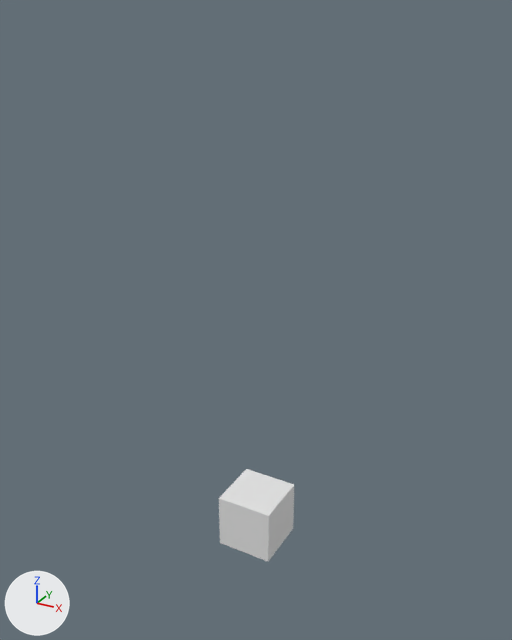
Before and after pictures for a commit that changed the Blender file Goblin/Goblin.blend.
Before and after are seen from a 50 mm lens placed at (10.04, -18.33, 16.86), pointed at (0.98, -1.86, 8.63). Every picture has the same lights, and +X, +Y and +Z are marked at lower left.
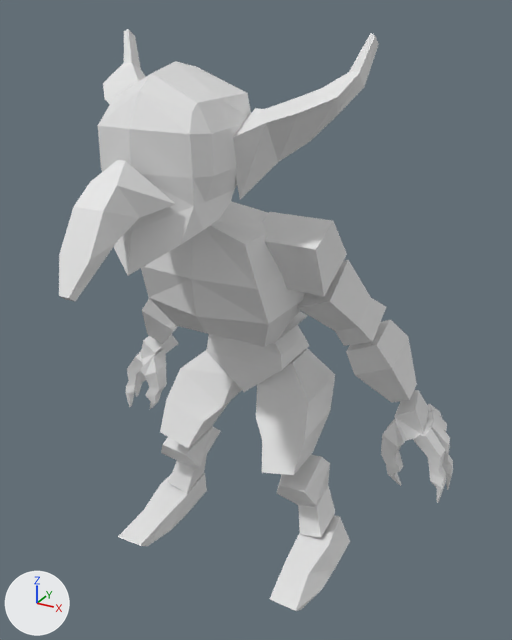
Diff of the bpy script that builds the scene:
```diff
--- a/Goblin/Goblin.blend.py
+++ b/Goblin/Goblin.blend.py
@@ me_cube @@
-me_cube.from_pydata(...)  # 8 vertices, 6 faces; spans x -1.0..1.0, y -1.0..1.0, z -1.0..1.0
+me_cube.from_pydata(...)  # 22 vertices, 16 faces; spans x 0.0..1.3, y -1.11..1.37, z -0.98..1.39
+# me_cube part 1
+# 7 vertices are removed from x -1.0..1.0, y -1.0..1.0, z -1.0..1.0
+# 6 faces are deleted
+# 21 vertices are added at x 0.0..1.3, y -1.11..1.37, z -0.98..1.39
+# 16 new faces join them
 me_cube.materials.append(mat_material)
@@ me_cube_004 @@
+me_cube_004.from_pydata([(-0.67, -1.97, 0.07), (-0.62, -1.0, 1.25), (-0.8, 1.48, -0.31), (-0.33, 1.03, 1.05), (0.38, -1.3, -0.62), (0.7, -0.83, 1.18), (0.26, 1.03, -1.13), (0.64, 0.82, 1.07)], [], [(0, 1, 3, 2), (2, 3, 7, 6), (6, 7, 5, 4), (4, 5, 1, 0), (2, 6, 4, 0), (7, 3, 1, 5)])
@@ me_cube_001 @@
+me_cube_001.from_pydata([(-1.0, -0.71, -0.65), (-1.0, -0.7, 1.09), (-1.0, 0.97, -0.66), (-1.0, 0.55, 1.1), (1.0, -0.71, -0.65), (1.0, -0.7, 1.09), (1.0, 1.07, -0.57), (1.0, 0.55, 1.1)], [], [(0, 1, 3, 2), (2, 3, 7, 6), (6, 7, 5, 4), (4, 5, 1, 0), (2, 6, 4, 0), (7, 3, 1, 5)])
@@ ob_cube @@
 ob_cube = bpy.data.objects.new('Cube', me_cube)
-ob_cube.location = (0.0, 0.0, 0.0)
+ob_cube.location = (0.0, -1.77, 9.68)
+ob_cube.scale = (1.52, 1.67, 1.76)
+_m = ob_cube.modifiers.new('Mirror', 'MIRROR')
+_m.use_clip = True
@@ ob_cube_016 @@
+ob_cube_016 = bpy.data.objects.new('Cube.016', me_cube_016)  # 24 vertices, 22 faces; spans x -4.12..-0.01, y -1.36..1.63, z -5.22..3.85; modifiers MIRROR
+ob_cube_016.location = (5.81, 2.27, 4.47)
+ob_cube_016.rotation_euler = (-0.0362, -0.183, 0.536)  # degrees (-2.1, -10, 31)
+ob_cube_016.scale = (0.182, 0.182, 0.182)
@@ ob_cube_015 @@
+ob_cube_015 = bpy.data.objects.new('Cube.015', me_cube_016.copy())  # modifiers MIRROR
+ob_cube_015.location = (6.11, 1.89, 4.14)
+ob_cube_015.rotation_euler = (0.0109, -0.0378, 0.164)  # degrees (0.6, -2.2, 9.4)
+ob_cube_015.scale = (0.232, 0.232, 0.232)
@@ ob_cube_014 @@
+ob_cube_014 = bpy.data.objects.new('Cube.014', me_cube_016.copy())  # modifiers MIRROR
+ob_cube_014.location = (6.38, 1.37, 3.91)
+ob_cube_014.rotation_euler = (-0.166, -0.0543, 0.128)  # degrees (-9.5, -3.1, 7.3)
+ob_cube_014.scale = (0.278, 0.278, 0.278)
@@ ob_cube_013 @@
+ob_cube_013 = bpy.data.objects.new('Cube.013', me_cube_016.copy())  # modifiers MIRROR
+ob_cube_013.location = (6.31, 0.75, 3.78)
+ob_cube_013.rotation_euler = (-0.182, 0.000252, -0.0749)  # degrees (-10, 0, -4.3)
+ob_cube_013.scale = (0.278, 0.278, 0.278)
@@ ob_cube_012 @@
+ob_cube_012 = bpy.data.objects.new('Cube.012', me_cube_012)  # 24 vertices, 22 faces; spans x -0.95..1.42, y 0.57..3.72, z -4.16..3.31; modifiers MIRROR
+ob_cube_012.location = (4.64, 0.0, 4.03)
+ob_cube_012.scale = (0.319, 0.319, 0.319)
@@ ob_cube_011 @@
+ob_cube_011 = bpy.data.objects.new('Cube.011', me_cube_011)  # 20 vertices, 14 faces; spans x 0.0..1.0, y -0.09..2.64, z -2.15..0.42; modifiers MIRROR
+ob_cube_011.location = (0.0, -8.22, 13.42)
@@ ob_cube_010 @@
+ob_cube_010 = bpy.data.objects.new('Cube.010', me_cube_010)  # 24 vertices, 22 faces; spans x -1.63..1.7, y -2.28..3.56, z -1.39..1.0; modifiers MIRROR
+ob_cube_010.location = (2.79, -2.63, 14.67)
+ob_cube_010.rotation_euler = (0.0, 0.953, 0.0)  # degrees (0, 55, 0)
+ob_cube_010.scale = (0.539, 0.539, 1.71)
@@ ob_cube_009 @@
+ob_cube_009 = bpy.data.objects.new('Cube.009', me_cube_009)  # 34 vertices, 26 faces; spans x 0.0..1.52, y -1.74..1.89, z -2.8..1.73; modifiers MIRROR
+ob_cube_009.location = (0.0, -4.48, 14.02)
@@ ob_cube_008 @@
+ob_cube_008 = bpy.data.objects.new('Cube.008', me_cube_008)  # 16 vertices, 14 faces; spans x -2.13..0.28, y -2.59..0.07, z -4.54..-1.5; modifiers MIRROR
+ob_cube_008.location = (1.61, 0.0, 5.29)
+ob_cube_008.rotation_euler = (0.0, -0.488, 0.0)  # degrees (0, -28, 0)
+ob_cube_008.scale = (0.716, 0.716, 0.973)
@@ ob_cube_007 @@
+ob_cube_007 = bpy.data.objects.new('Cube.007', me_cube_007)  # 16 vertices, 14 faces; spans x -1.62..0.41, y -4.91..0.91, z -0.73..0.84; modifiers MIRROR
+ob_cube_007.location = (3.3, -0.5, 0.52)
+ob_cube_007.rotation_euler = (0.0755, 0.0, 0.0)  # degrees (4.3, 0, 0)
+ob_cube_007.scale = (0.663, 0.663, 0.663)
@@ ob_cube_006 @@
+ob_cube_006 = bpy.data.objects.new('Cube.006', me_cube_006)  # 16 vertices, 14 faces; spans x -1.45..1.28, y -3.08..1.47, z -1.61..1.34; modifiers MIRROR
+ob_cube_006.location = (1.61, 0.0, 5.29)
+ob_cube_006.rotation_euler = (0.0, -0.488, 0.0)  # degrees (0, -28, 0)
+ob_cube_006.scale = (0.716, 0.716, 0.973)
@@ ob_cube_005 @@
+ob_cube_005 = bpy.data.objects.new('Cube.005', me_cube_005)  # 16 vertices, 11 faces; spans x 0.0..1.48, y -1.37..1.07, z -1.47..1.5; modifiers MIRROR
+ob_cube_005.location = (0.0, 0.0, 6.97)
@@ ob_cube_004 @@
+ob_cube_004 = bpy.data.objects.new('Cube.004', me_cube_004)  # modifiers MIRROR
+ob_cube_004.location = (5.07, 1.31, 5.0)
+ob_cube_004.rotation_euler = (0.423, -0.51, 0.0)  # degrees (24, -29, 0)
+ob_cube_004.scale = (0.533, 0.533, 0.533)
@@ ob_cube_003 @@
+ob_cube_003 = bpy.data.objects.new('Cube.003', me_cube_003)  # 12 vertices, 10 faces; spans x -1.0..1.24, y -1.0..1.0, z -1.0..1.0; modifiers MIRROR
+ob_cube_003.location = (4.08, 0.78, 6.88)
+ob_cube_003.rotation_euler = (0.591, 0.996, 0.513)  # degrees (34, 57, 29)
+ob_cube_003.scale = (1.05, 0.751, 0.69)
@@ ob_cube_002 @@
+ob_cube_002 = bpy.data.objects.new('Cube.002', me_cube_002)  # 12 vertices, 10 faces; spans x -1.0..1.01, y -1.0..1.0, z -1.0..1.0; modifiers MIRROR
+ob_cube_002.location = (3.03, -0.15, 8.87)
+ob_cube_002.rotation_euler = (0.924, 0.784, 0.752)  # degrees (53, 45, 43)
+ob_cube_002.scale = (1.05, 0.751, 0.69)
@@ ob_cube_001 @@
+ob_cube_001 = bpy.data.objects.new('Cube.001', me_cube_001)  # modifiers MIRROR
+ob_cube_001.location = (2.1, -1.44, 10.57)
+ob_cube_001.rotation_euler = (0.423, 0.0, 0.0)  # degrees (24, 0, 0)
+ob_cube_001.scale = (0.952, 0.952, 0.952)
```

Pixel boxes (x1, y1, x2, y2) of what changed, in the pictures (512 x 640 px):
'Cube.009', added: after (98, 61, 251, 275)
'Cube', reshaped, moved, rescaled, modifiers changed: before (219, 469, 294, 561); after (141, 201, 305, 347)
'Cube.006', added: after (160, 349, 335, 475)
'Cube.010', added: after (103, 29, 379, 199)
'Cube.011', added: after (59, 160, 175, 301)
'Cube.007', added: after (118, 473, 350, 611)
'Cube.001', added: after (262, 212, 347, 296)
'Cube.008', added: after (161, 426, 335, 538)
'Cube.003', added: after (142, 298, 417, 402)
'Cube.002', added: after (297, 260, 386, 346)
'Cube.005', added: after (206, 311, 309, 392)
'Cube.012', added: after (140, 349, 407, 486)
'Cube.004', added: after (141, 334, 428, 441)
'Cube.013', added: after (125, 352, 446, 503)
'Cube.014', added: after (135, 349, 453, 490)
'Cube.015', added: after (427, 410, 450, 454)
'Cube.016', added: after (165, 355, 442, 418)
